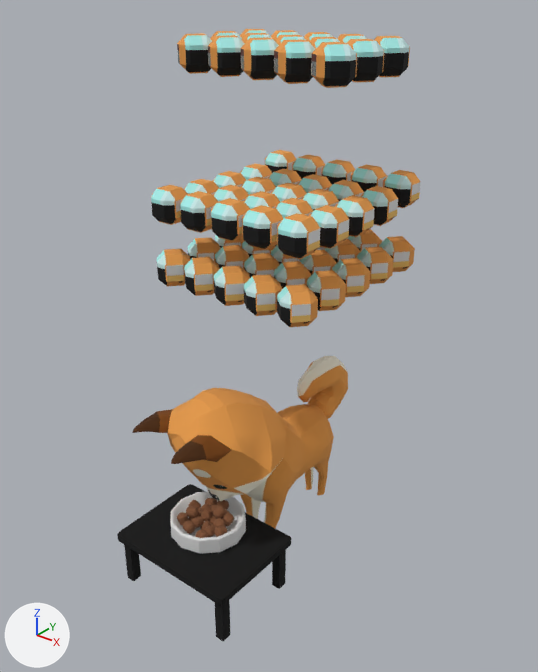
An edit to the OBJ model ChiBaApp/app/src/main/assets/models/fullBowl/fullBowl_frame34.obj, drawn before and after from the same camera.
Both versions are drawn from a 50 mm lens placed at (13.15, -17.39, 15.99), pointed at (0.22, -1.23, 5.97). The axes (+X, +Y, +Z) are drawn at lower left. The lights are the same throughout. Where no turn or scale is listed for an object, it has been applied to the vertices.

The first picture shows 'fullBowl_frame34'.
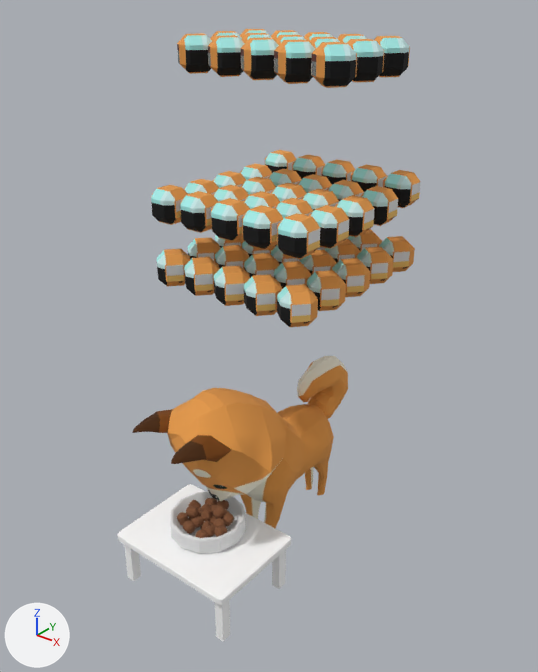
Location of each change, [x1, y1, x2, y2] in pixels of the pictures (538 x 672 px):
'fullBowl_frame34', recoloured (black to white): [117, 437, 291, 641] in both

Edits to the bpy script that builds the scene:
```text
Change mat_tisch_aistandard1sg:
    mat_tisch_aistandard1sg.base_color: (0.0, 0.0, 0.0) -> (1.0, 1.0, 1.0)  # black #000000 -> white #ffffff
```
